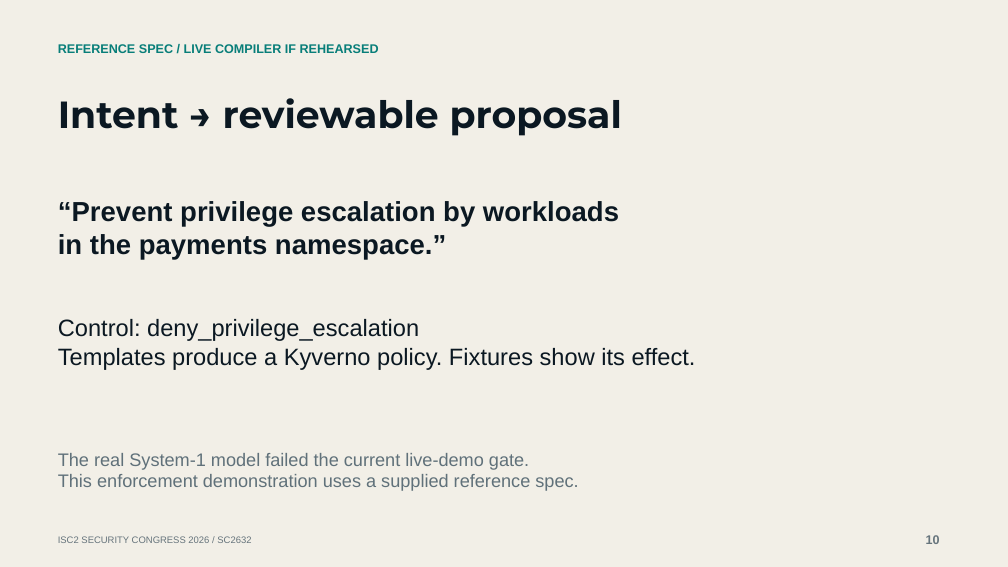
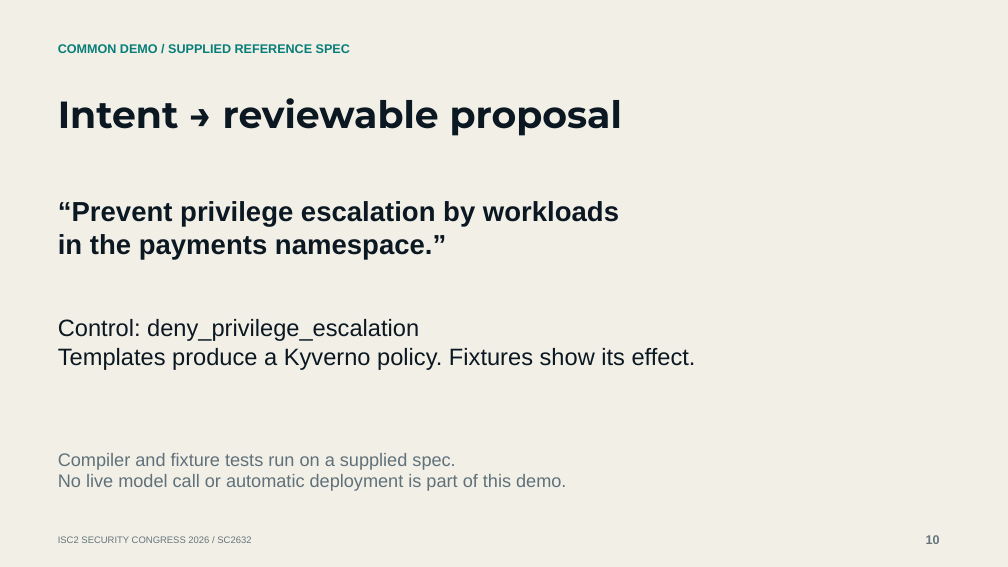
Before and after one commit to mgunjan/sc2632-tabletop, a slide deck: slide 10 of submission/2026-10-13/SC2632-session-four-cases.pptx. Drawn at 1008x567 pixels with LibreOffice and Linux fonts; fonts in the diff are those of the drawing. Boxes give left, top, right and bottom in pixels: in the first picture for what was removed or moved away, otherwise in the second. Text is boxed around its words. In the diff, an @@ line names an element or a change of style, - is before the commit and + after.

```diff
--- a/submission/2026-10-13/SC2632-session-four-cases.pptx
+++ b/submission/2026-10-13/SC2632-session-four-cases.pptx
@@ text at [58, 44, 350, 53]: text changed @@
-REFERENCE SPEC / LIVE COMPILER IF REHEARSED
+COMMON DEMO / SUPPLIED REFERENCE SPEC
@@ text at [58, 453, 566, 491]: text changed @@
-The real System-1 model failed the current live-demo gate.
-This enforcement demonstration uses a supplied reference spec.
+Compiler and fixture tests run on a supplied spec.
+No live model call or automatic deployment is part of this demo.
```
Also in this commit, not shown: 12 other slides changed, 2 slides added, 2 slides removed, 14 other files.
